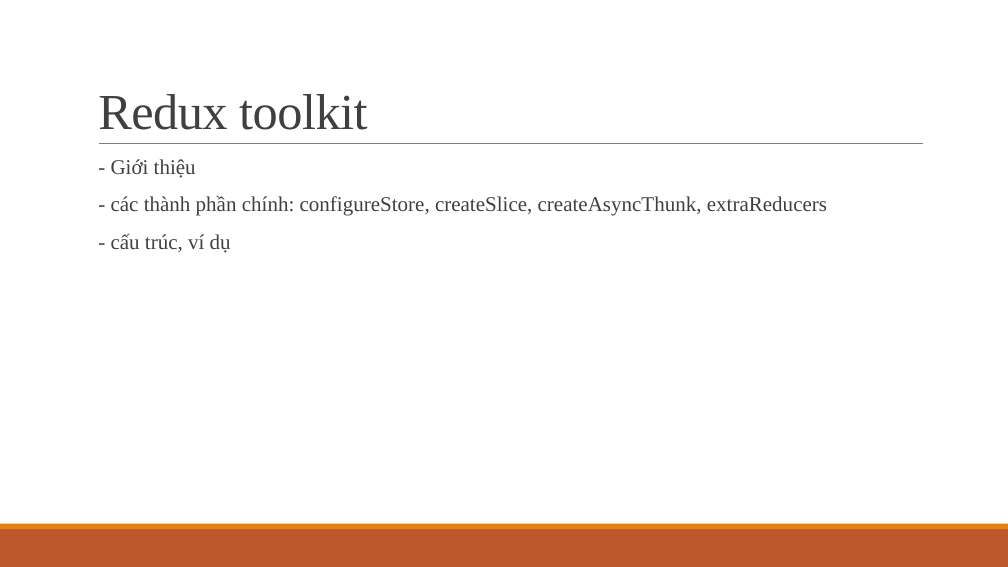
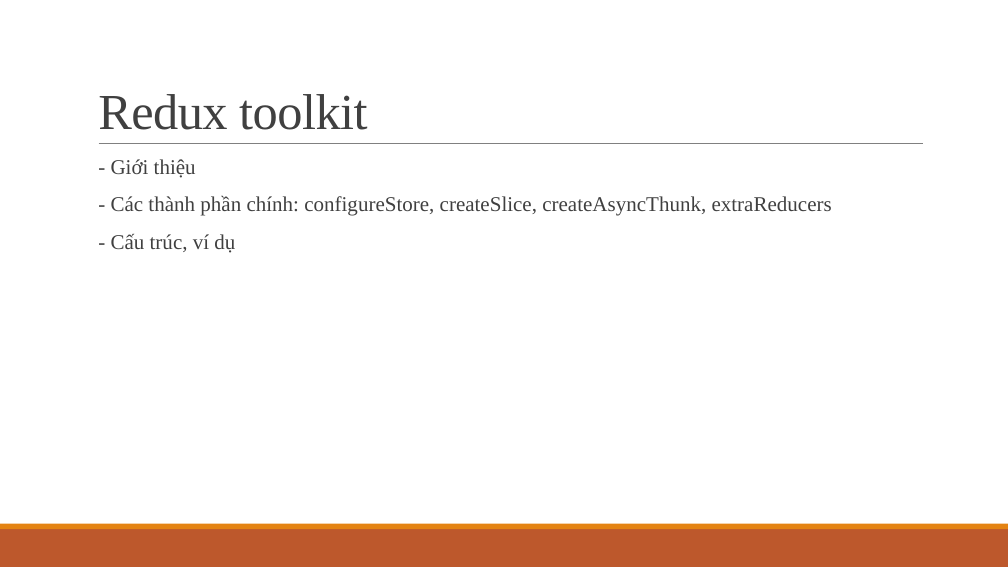
Before and after one commit to ddinhftieens/tranning-react, a slide deck: slide 24 of react_ts.pptx (slide 6 before the commit). Drawn at 1008x567 pixels with LibreOffice and Linux fonts; fonts in the diff are those of the drawing. Boxes give left, top, right and bottom in pixels: in the first picture for what was removed or moved away, otherwise in the second. Text is boxed around its words. In the diff, an @@ line names an element or a change of style, - is before the commit and + after.

```diff
--- a/react_ts.pptx
+++ b/react_ts.pptx
@@ text at box(111, 196, 832, 253): text changed @@
-  - các thành phần chính: configureStore, createSlice, createAsyncThunk, extraReducers
-  - cấu trúc, ví dụ
+  - Các thành phần chính: configureStore, createSlice, createAsyncThunk, extraReducers
+  - Cấu trúc, ví dụ
```
Also in this commit, not shown: 6 other slides changed, 19 slides added, 2 other files.
